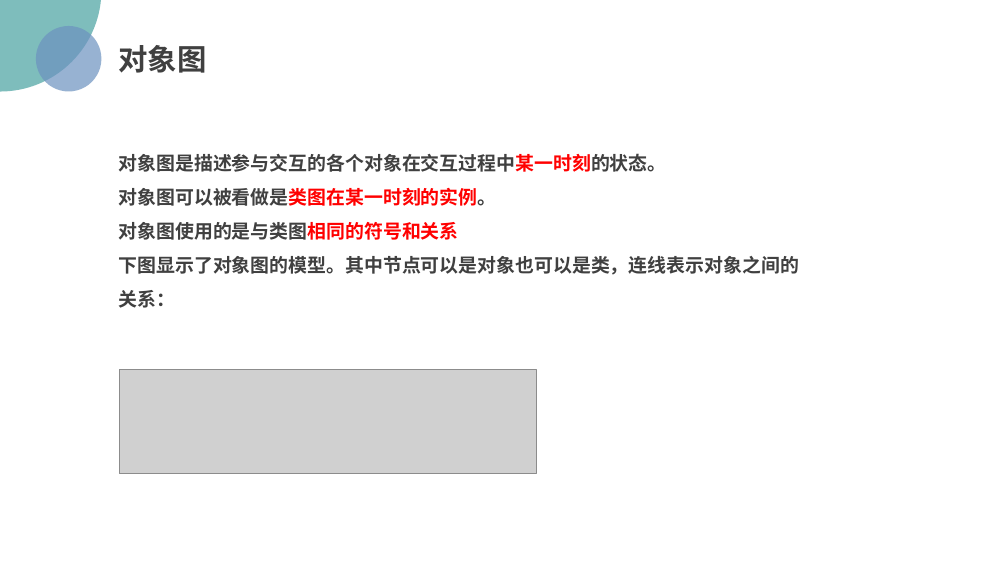
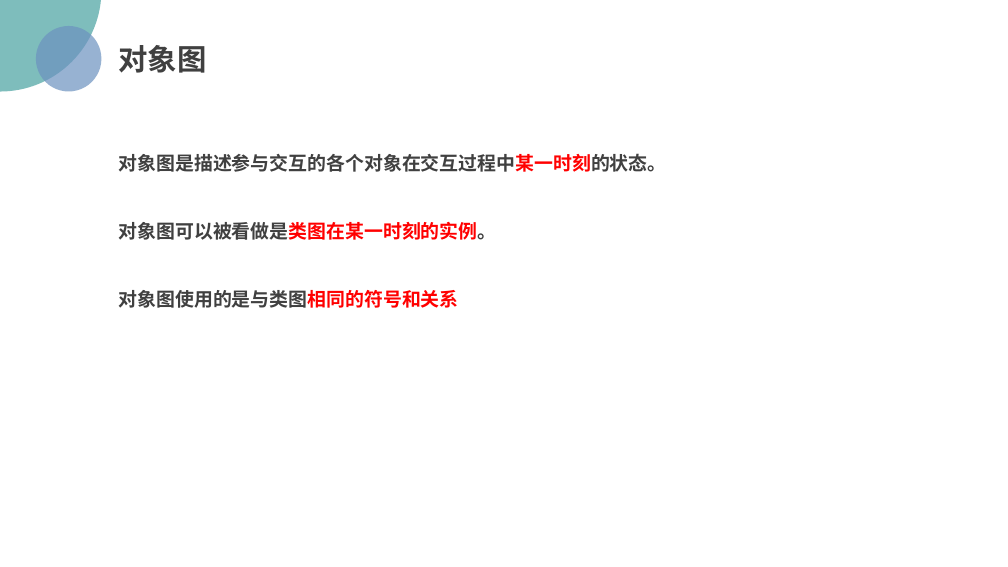
Before and after one commit to PRD2018/PRD2018-G15, a slide deck: slide 4 of 受控文档/02-其他任务/[PRD-15]UML基础III.pptx. Drawn at 1008x567 pixels with LibreOffice and Linux fonts; fonts in the diff are those of the drawing; grey boxes stand for pictures; background and template pictures are left out. Boxes give left, top, right and bottom in pixels: in the first picture for what was removed or moved away, otherwise in the second. Text is boxed around its words. In the diff, an @@ line names an element or a change of style, - is before the commit and + after.

```diff
--- a/受控文档/02-其他任务/[PRD-15]UML基础III.pptx
+++ b/受控文档/02-其他任务/[PRD-15]UML基础III.pptx
@@ text at (119,256,799,308): paragraph removed @@
-下图显示了对象图的模型。其中节点可以是对象也可以是类，连线表示对象之间的关系：
@@ picture removed at (119,370,536,474) @@
```
Also in this commit, not shown: 12 other slides changed.
